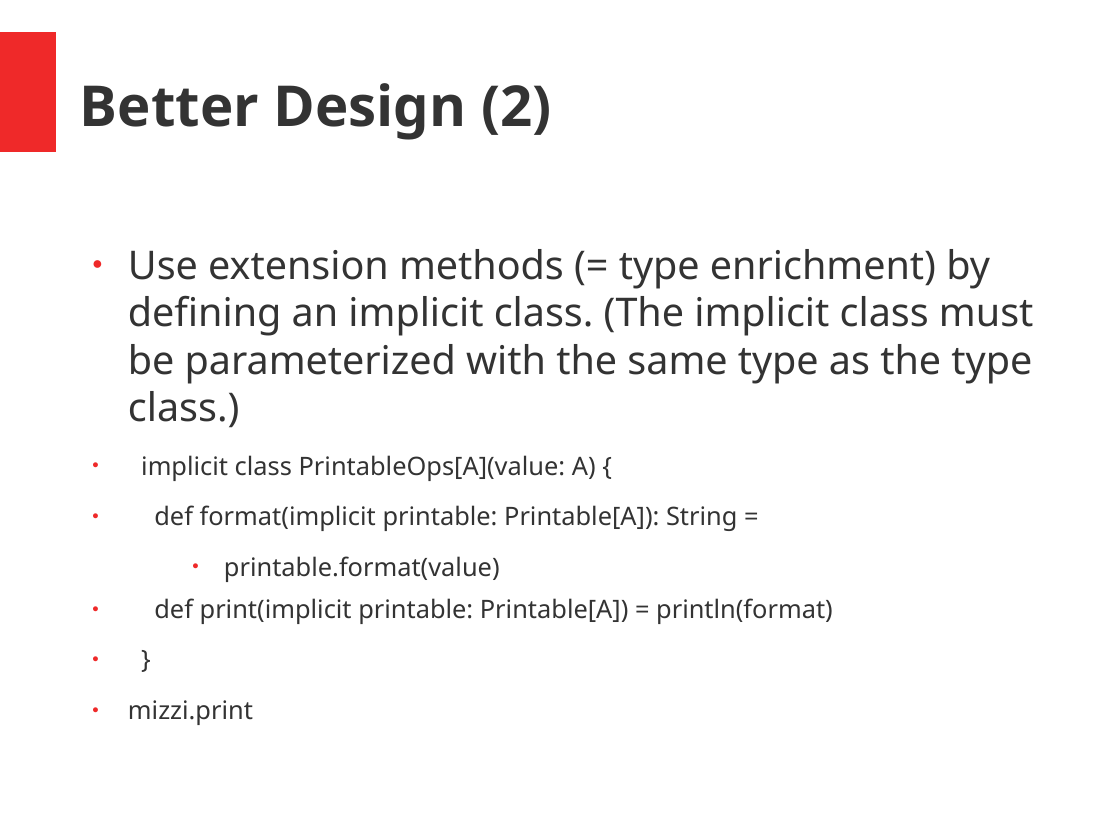
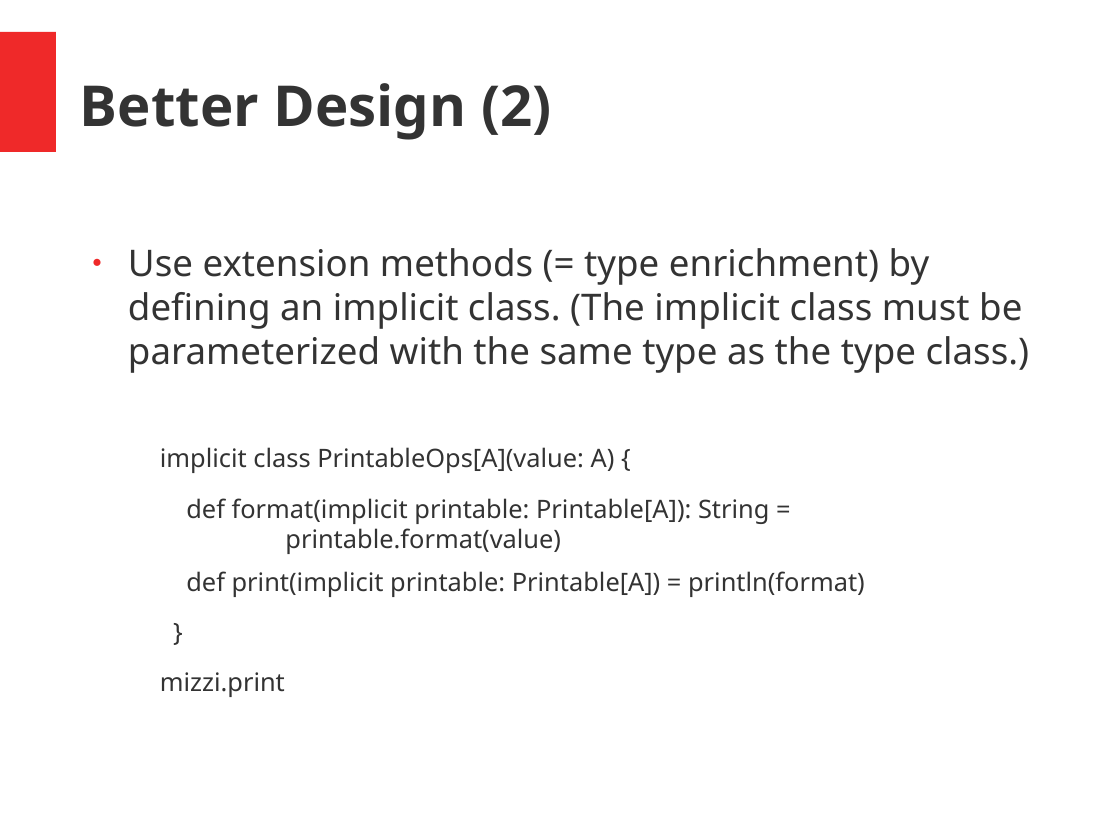
Before and after one commit to hermannhueck/typeclasses, a slide deck: slide 13 of Slides/TypeClasses.pptx. Drawn at 1120x840 pixels with LibreOffice and Linux fonts; fonts in the diff are those of the drawing. Boxes give left, top, right and bottom in pixels: in the first picture for what was removed or moved away, otherwise in the second. Text is boxed around its words. In the diff, an @@ line names an element or a change of style, - is before the commit and + after.

```diff
--- a/Slides/TypeClasses.pptx
+++ b/Slides/TypeClasses.pptx
@@ text at [128, 248, 1030, 697]: size 28 to 26 pt in "Use extension methods (= type enrichment) by ..."; bullet ● to none @@
@@ text at [186, 498, 769, 554]: text changed @@
-● def format(implicit printable: Printable[A]): String =
-    ● printable.format(value)
+def format(implicit printable: Printable[A]): String =
+printable.format(value)
```
Also in this commit, not shown: 18 other slides changed, 1 other file.
